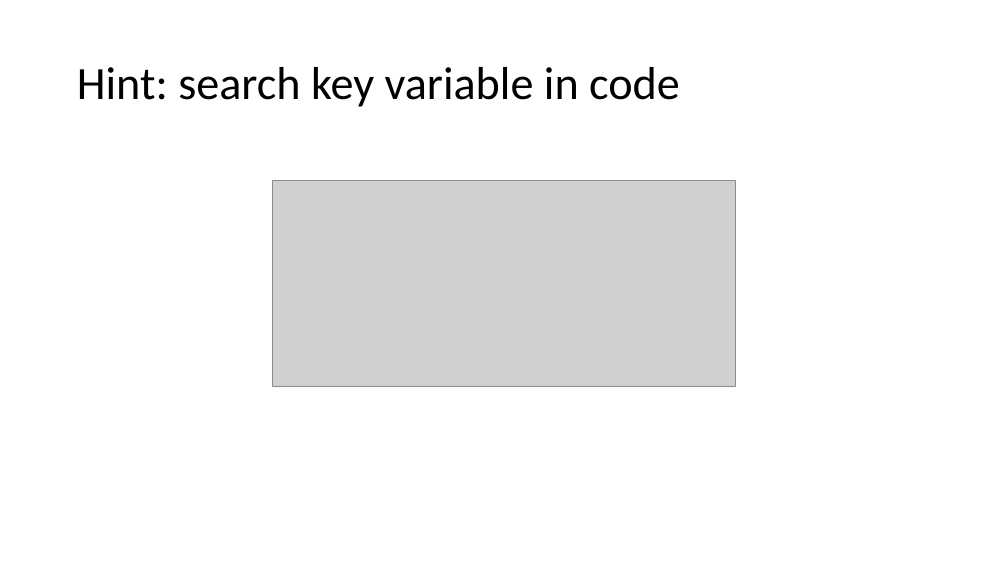
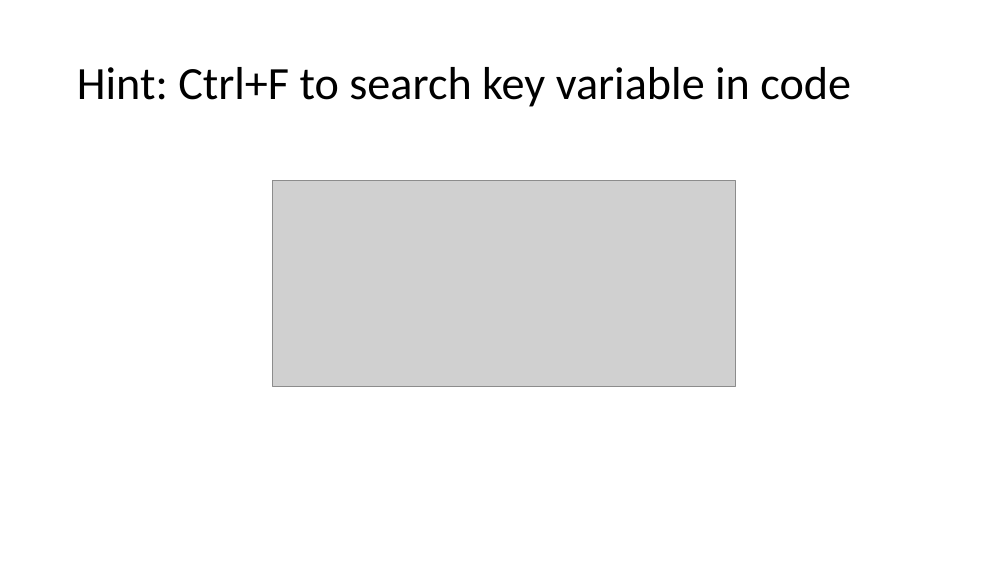
Before and after one commit to JNYH/DataCamp_Assessment, a slide deck: slide 2 of Statistical_Experimentation.pptx. Drawn at 1008x567 pixels with LibreOffice and Linux fonts; fonts in the diff are those of the drawing; grey boxes stand for pictures. Boxes give left, top, right and bottom in pixels: in the first picture for what was removed or moved away, otherwise in the second. Text is boxed around its words. In the diff, an @@ line names an element or a change of style, - is before the commit and + after.

Commit message:
DataCamp assessment questions

```diff
--- a/Statistical_Experimentation.pptx
+++ b/Statistical_Experimentation.pptx
@@ title at [77,67,851,107]: text changed @@
-Hint: search key variable in code
+Hint: Ctrl+F to search key variable in code
```
